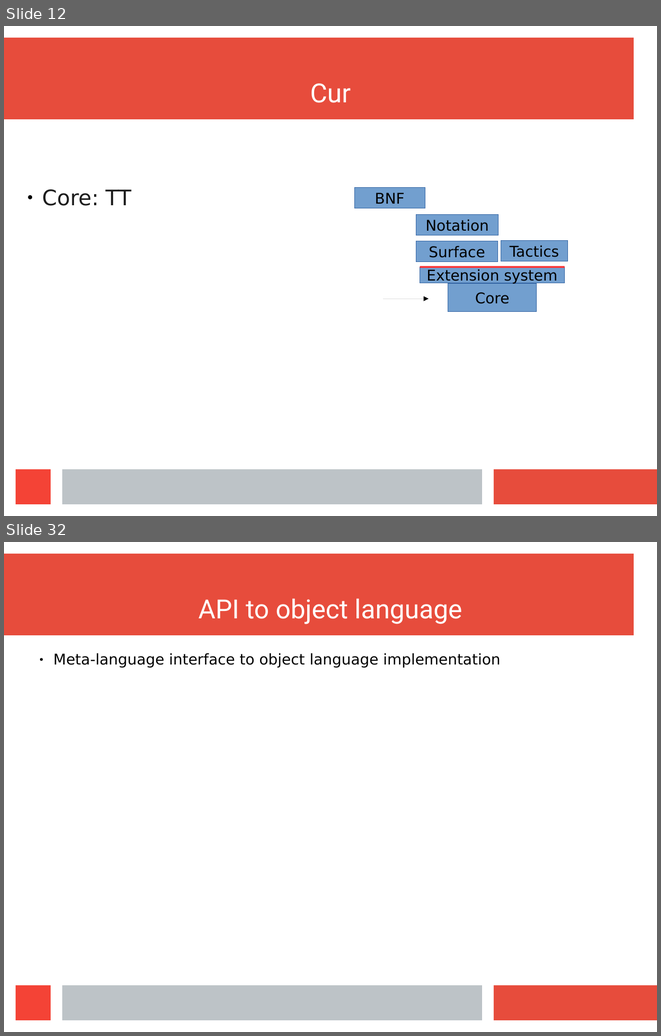
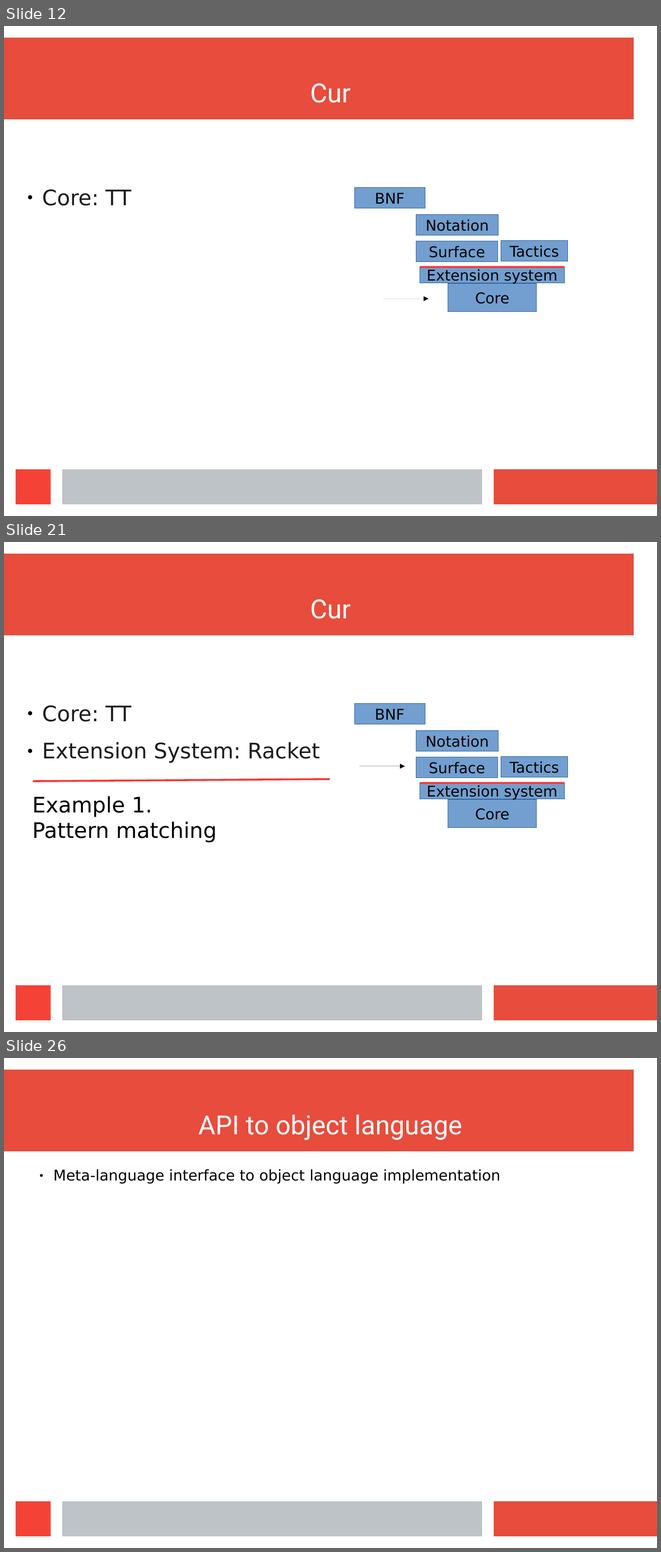
Before and after one commit to wilbowma/cur, a slide deck: hope-2016/slides.odp. Shown one above the other, each under a label of ours: slides 12 and 32 before the commit, slides 12, 21 and 26 after it; the slides between them are not shown. The pictures are 661x1036 and 661x1552 pixels, drawn with LibreOffice and Linux fonts; fonts in the diff are those of the drawing. Boxes give left, top, right and bottom in pixels: in the first picture for what was removed or moved away, otherwise in the second. Text is boxed around its words. In the diff, an @@ line names an element or a change of style, - is before the commit and + after.

Commit message:
New sections explaining core design/implementation

```diff
--- a/hope-2016/slides.odp
+++ b/hope-2016/slides.odp
@@ slide 21 added at box(4, 542, 657, 1032), background #FFFFFF; not listed: 4 template elements that a slide beside it also shows @@
@@ title added at box(310, 599, 351, 619), 32 pt, text #FFFFFF @@
+Cur
@@ text added at box(42, 705, 320, 763), 26 pt, text #1C1C1C @@
+● Core: TT
+● Extension System: Racket
@@ rectangle added at box(355, 704, 425, 724), fill #729FCF, outline #3465A4 0 pt, 18 pt, text #000000 @@
+BNF
@@ rectangle added at box(416, 731, 499, 751), fill #729FCF, outline #3465A4 0 pt, 18 pt, text #000000 @@
+Notation
@@ rectangle added at box(416, 757, 498, 778), fill #729FCF, outline #3465A4 0 pt, 18 pt, text #000000 @@
+Surface
@@ rectangle added at box(501, 757, 567, 777), fill #729FCF, outline #3465A4 0 pt, 18 pt, text #000000 @@
+Tactics
@@ line added from (33, 782) to (330, 779), #FF3333 2.3 pt @@
@@ arrow added from (360, 766) to (405, 766), #000000 0 pt @@
@@ text added at box(32, 796, 217, 843), 26 pt, text #000000 @@
+Example 1.
+Pattern matching
@@ rectangle added at box(420, 783, 565, 799), fill #729FCF, outline #3465A4 0 pt, 18 pt, text #000000 @@
+Extension system
@@ line added from (420, 783) to (565, 783), #FF3333 2.3 pt @@
@@ rectangle added at box(448, 800, 537, 828), fill #729FCF, outline #3465A4 0 pt, 18 pt, text #000000 @@
+Core
@@ what was slide 32 is now slide 26 @@
```
Also in this commit, not shown: 8 slides changed, 6 other slides added, 14 slides removed.
